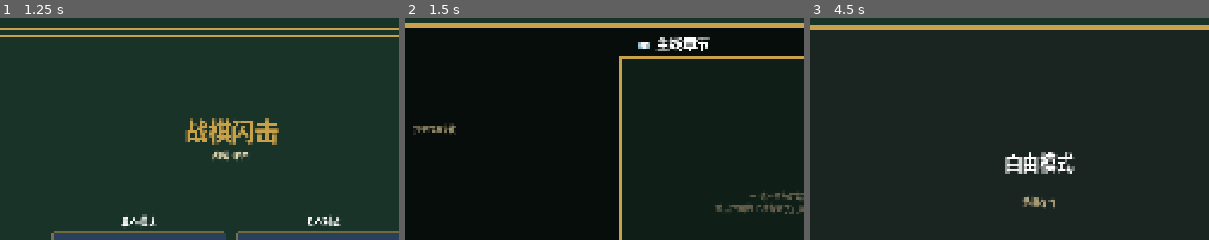
Above: before the commit, frames 1-3 (left to right).
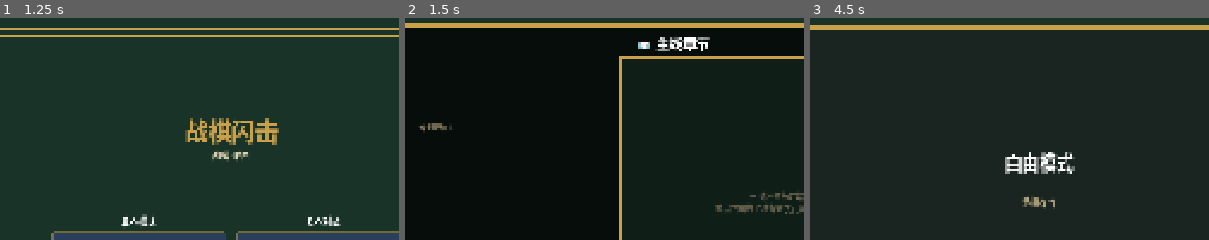
Above: after the commit, the same moments.

Repository: iris0heartmade/battleblitz
Game: Godot game, scene res://scenes/main.tscn
Same seed, same stepped clock (60 frames per second), same inputs: the game is played once before the commit and once after it.
Inputs (mouse positions are % of the whole screen's width and height, from its top left):
- Up to frame 1 (1.25 s): click (52, 60) at 0.52 s; type "12" at 0.6 s
- Up to frame 2 (1.5 s): click "主线章节" at 1.25 s
- Up to frame 3 (4.5 s): click "✅ 准备好了" at 2 s; click "选定指挥官" at 2.75 s; click "返回主菜单" at 3.5 s; click "联机大厅" at 4.25 s
The pictures show only the part of the screen within x 21-71%, y 2-52%; the shares and areas given below are measured in that part.

Frame 1 is identical in both runs. In frame 2, 0.3% of the frame differs, in the area x 2-13%, y 47-53%; in frame 3, nothing differs.

Commit message:
feat(godot): UI V5 信息密度提升 — StatusBadge 化 + 章节元信息 + 选中预览
存档视图:
- 顶部状态条拆 3 个 StatusBadge 组件:
  - 已用 2/3 → OK 绿(有存档)/EMPTY 灰
  - 自动 ✓ → OK 绿(有)/EMPTY 灰
  - 中断 ✓ → WARNING 橙(有,提示)/EMPTY 灰
  + 最近存档时间戳(自动从 updated_at 字段提取)
- SaveSlotsTitle / SaveSlotsContainer / 自动存档 / 中断存档 全部下移 24px
  给 StatusBadgeRow 让位,布局不再重叠

主线视图:
- 章节行升级:PanelContainer + HBox(title + meta + cleared badge),
  每行加 "X 场战斗 · 推荐: <职业>" meta 信息(从 required_classes 推导)
- cleared 状态用 StatusBadge 绿勾标注,金色边 1px 区别于未通关行
- 选中章节后,右侧 placeholder 替换为章节详情卡:
  - 📖 标题(烫金大字) + 描述(autowrap) + meta badges + 操作提示

合约测试 31 项 pass。

Diff:
--- a/godot-client/scenes/main.tscn
+++ b/godot-client/scenes/main.tscn
@@ -1050,56 +1050,57 @@
 text = "→ 写入:"
 
 ; --- 新版三槽卡片布局(#16)— 3 manual + 1 auto + 1 suspend ---
+; T:V5 — SaveSlotsTitle / SaveSlotsContainer 下移 24px 给 StatusBadgeRow 让位
 [node name="SaveSlotsTitle" type="Label" parent="SavesView/SaveFrame"]
 offset_left = 48.0
-offset_top = 120.0
+offset_top = 144.0
 offset_right = 1242.0
-offset_bottom = 156.0
+offset_bottom = 180.0
 text = "三存档槽  (按需手存,每槽独立 — 3 槽可各停不同章节,允许重玩)"
 theme_override_font_sizes/font_size = 22
 
 [node name="SaveSlotsContainer" type="VBoxContainer" parent="SavesView/SaveFrame"]
 offset_left = 48.0
-offset_top = 162.0
+offset_top = 186.0
 offset_right = 1242.0
-offset_bottom = 516.0
+offset_bottom = 528.0
 theme_override_constants/separation = 8
 
 [node name="SaveAutoTitle" type="Label" parent="SavesView/SaveFrame"]
 offset_left = 48.0
-offset_top = 528.0
+offset_top = 540.0
 offset_right = 1242.0
-offset_bottom = 558.0
+offset_bottom = 570.0
 text = "自动存档  (章节胜利/准备完毕时由系统写入,只读)"
 theme_override_font_sizes/font_size = 20
 modulate = Color(0.65, 0.6, 0.45, 1)
 
 [node name="SaveAutoRow" type="PanelContainer" parent="SavesView/SaveFrame"]
 offset_left = 48.0
-offset_top = 564.0
+offset_top = 576.0
 offset_right = 1242.0
-offset_bottom = 636.0
+offset_bottom = 648.0
 
 [node name="SaveSuspendTitle" type="Label" parent="SavesView/SaveFrame"]
 offset_left = 48.0
-offset_top = 648.0
+offset_top = 660.0
 offset_right = 1242.0
-offset_bottom = 678.0
+offset_bottom = 690.0
 text = "中断存档  (战斗中保存的临时进度,resume 后会失效)"
 theme_override_font_sizes/font_size = 20
 modulate = Color(0.65, 0.6, 0.45, 1)
 
 [node name="SaveSuspendRow" type="PanelContainer" parent="SavesView/SaveFrame"]
 offset_left = 48.0
-offset_top = 684.0
+offset_top = 696.0
 offset_right = 1242.0
-offset_bottom = 756.0
+offset_bottom = 768.0
 
 [node name="SaveRefreshBtn" type="Button" parent="SavesView/SaveFrame"]
 offset_left = 378.0
-offset_top = 768.0
+offset_top = 780.0
 offset_right = 588.0
-offset_bottom = 810.0
+offset_bottom = 822.0
 text = "刷新存档"
 
 [node name="SaveBackBtn" type="Button" parent="SavesView/SaveFrame"]
--- a/godot-client/scripts/mainline/mainline_controller.gd
+++ b/godot-client/scripts/mainline/mainline_controller.gd
@@ -234,9 +234,8 @@
 	for child in ml_list_container.get_children():
 		child.queue_free()
 	if _mainline_list_cache.is_empty():
-		var empty := Label.new()
-		empty.text = "(暂无可用章节)"
-		empty.add_theme_color_override("font_color", Color(0.65, 0.6, 0.45))
+		var empty := StatusBadge.new()
+		empty.setup(StatusBadge.Kind.EMPTY, "暂无可用章节")
 		ml_list_container.add_child(empty)
 		return
 	for ml in _mainline_list_cache:
@@ -248,20 +247,138 @@
 		var title: String = str(ml.get("title", "?"))
 		var battles: int = int(ml.get("battle_count", ml.get("total_battles", 0)))
 		var desc: String = str(ml.get("synopsis", ml.get("description", "")))
+		var req_classes: Array = ml.get("required_classes", [])
+		var classes_text: String = " · ".join(req_classes.map(func(c): return str(c)))
 		var cleared := _cleared_mainline_ids.has(id)
-		var btn := Button.new()
-		# T:#16 — cleared 标注 + 金色微调(不影响 disabled,可重玩)
-		btn.text = ("✓  %s · %d 场战斗  [已通关]" % [title, battles]) if cleared else ("%s · %d 场战斗" % [title, battles])
-		btn.tooltip_text = desc
-		btn.size_flags_horizontal = Control.SIZE_EXPAND_FILL
-		btn.pressed.connect(_on_ml_card_pressed.bind(id))
-		ml_list_container.add_child(btn)
+		# T:V5 — 章节行用 PanelContainer + HBox(title + meta + cleared badge),
+		# 整个 PanelContainer 接 pressed 信号当 button 用。meta 行用 STATUS_BADGE
+		# 显示战斗数 / 推荐职业 / cleared 状态。
+		var row := PanelContainer.new()
+		row.size_flags_horizontal = Control.SIZE_EXPAND_FILL
+		row.custom_minimum_size = Vector2(0, 56)
+		var sb := StyleBoxFlat.new()
+		sb.bg_color = MenuTheme.C_BG_PANEL
+		sb.border_color = MenuTheme.C_GOLD if cleared else MenuTheme.C_BORDER_THIN
+		sb.set_border_width_all(1 if cleared else 1)
+		sb.set_corner_radius_all(2)
+		sb.content_margin_left = MenuTheme.PAD_M
+		sb.content_margin_right = MenuTheme.PAD_M
+		sb.content_margin_top = MenuTheme.PAD_S
+		sb.content_margin_bottom = MenuTheme.PAD_S
+		row.add_theme_stylebox_override("panel", sb)
+		var hbox := HBoxContainer.new()
+		hbox.add_theme_constant_override("separation", MenuTheme.GAP_M)
+		hbox.size_flags_horizontal = Control.SIZE_EXPAND_FILL
+		row.add_child(hbox)
+		# 标题(主标题)
+		var title_label := Label.new()
+		title_label.text = title
+		title_label.size_flags_horizontal = Control.SIZE_EXPAND_FILL
+		title_label.add_theme_font_size_override("font_size", MenuTheme.FS_BODY)
+		title_label.add_theme_color_override("font_color", MenuTheme.C_TEXT_WARM)
+		hbox.add_child(title_label)
+		# meta 信息
+		var meta_label := Label.new()
+		var meta_text := "%d 场战斗" % battles
+		if classes_text != "":
+			meta_text += "  · 推荐: %s" % classes_text
+		meta_label.text = meta_text
+		meta_label.add_theme_font_size_override("font_size", MenuTheme.FS_HINT)
+		meta_label.add_theme_color_override("font_color", MenuTheme.C_TEXT_DIM)
+		hbox.add_child(meta_label)
+		# cleared 状态徽章
+		if cleared:
+			var badge := StatusBadge.new()
+			badge.setup(StatusBadge.Kind.OK, "✓ 已通关")
+			hbox.add_child(badge)
+		row.tooltip_text = desc
+		row.gui_input.connect(_on_ml_row_gui_input.bind(id))
+		ml_list_container.add_child(row)
 
 
 func _on_ml_card_pressed(mainline_id: String) -> void:
 	_main._selected_mainline_id = mainline_id
+	# T:V5 — 选中章节后,把右侧 placeholder 换成详情卡
+	_render_selected_chapter_preview(mainline_id)
 	# 拉详情 → show_dialog(pre-battle dialogue)→ start
 	NetworkClient.get_mainline_detail(mainline_id, Callable(self, "_on_ml_detail_response").bind(mainline_id))
+
+
+# T:V5 — PanelContainer 章节行用 gui_input 触发点击(代替 Button 的 pressed)
+func _on_ml_row_gui_input(event: InputEvent, mainline_id: String) -> void:
+	if event is InputEventMouseButton and event.pressed and event.button_index == MOUSE_BUTTON_LEFT:
+		_on_ml_card_pressed(mainline_id)
+
+
+# T:V5 — 在右侧 placeholder 里渲染选中章节的摘要
+func _render_selected_chapter_preview(mainline_id: String) -> void:
+	if ml_right_placeholder == null or not is_instance_valid(ml_right_placeholder):
+		return
+	for child in ml_right_placeholder.get_children():
+		child.queue_free()
+	var ml: Dictionary = {}
+	for m in _mainline_list_cache:
+		if m is Dictionary and str(m.get("id", "")) == mainline_id:
+			ml = m
+			break
+	if ml.is_empty():
+		ml_rp_hint.text = "(章节信息不可用)"
+		ml_rp_hint.add_theme_color_override("font_color", MenuTheme.C_PLACEHOLDER)
+		ml_right_placeholder.add_child(ml_rp_hint)
+		return
+	var title: String = str(ml.get("title", "?"))
+	var battles: int = int(ml.get("battle_count", 0))
+	var desc: String = str(ml.get("synopsis", ""))
+	var req_classes: Array = ml.get("required_classes", [])
+	var classes_text: String = " · ".join(req_classes.map(func(c): return str(c)))
+	var cleared := _cleared_mainline_ids.has(mainline_id)
+	# 用 VBoxContainer 装 4 行:标题 / 描述 / meta badges / 提示
+	var vbox := VBoxContainer.new()
+	vbox.add_theme_constant_override("separation", MenuTheme.GAP_M)
+	vbox.size_flags_horizontal = Control.SIZE_EXPAND_FILL
+	vbox.size_flags_vertical = Control.SIZE_EXPAND_FILL
+	vbox.mouse_filter = Control.MOUSE_FILTER_IGNORE
+	ml_right_placeholder.add_child(vbox)
+	# 标题
+	var title_label := Label.new()
+	title_label.text = "📖  %s" % title
+	title_label.add_theme_font_size_override("font_size", MenuTheme.FS_TITLE)
+	title_label.add_theme_color_override("font_color", MenuTheme.C_GOLD)
+	vbox.add_child(title_label)
+	# 描述
+	var desc_label := Label.new()
+	desc_label.text = desc if desc != "" else "(无章节简介)"
+	desc_label.autowrap_mode = TextServer.AUTOWRAP_WORD_SMART
+	desc_label.add_theme_font_size_override("font_size", MenuTheme.FS_BODY_SM)
+	desc_label.add_theme_color_override("font_color", MenuTheme.C_TEXT_WARM)
+	vbox.add_child(desc_label)
+	# meta badges 一行
+	var badge_row := HBoxContainer.new()
+	badge_row.add_theme_constant_override("separation", MenuTheme.GAP_M)
+	badge_row.add_child(StatusBadge.new())
+	for ch in badge_row.get_children():
+		ch.queue_free()
+	# 战斗数 badge
+	var battles_badge := StatusBadge.new()
+	battles_badge.setup(StatusBadge.Kind.OK, "⚔ %d 场战斗" % battles)
+	badge_row.add_child(battles_badge)
+	# 推荐职业
+	if classes_text != "":
+		var class_badge := StatusBadge.new()
+		class_badge.setup(StatusBadge.Kind.WARNING, "推荐: %s" % classes_text)
+		badge_row.add_child(class_badge)
+	# cleared
+	if cleared:
+		var cleared_badge := StatusBadge.new()
+		cleared_badge.setup(StatusBadge.Kind.OK, "✓ 已通关")
+		badge_row.add_child(cleared_badge)
+	vbox.add_child(badge_row)
+	# 底部提示
+	var hint_label := Label.new()
+	hint_label.text = "点 \"✅ 准备好了\" 进入准备页 / 点章节行重新查看"
+	hint_label.add_theme_font_size_override("font_size", MenuTheme.FS_HINT)
+	hint_label.add_theme_color_override("font_color", MenuTheme.C_PLACEHOLDER)
+	vbox.add_child(hint_label)
 
 
 func _on_ml_detail_response(body: Variant, _code: int = 0, mainline_id: String = "") -> void:
--- a/godot-client/scripts/ui/saves_controller.gd
+++ b/godot-client/scripts/ui/saves_controller.gd
@@ -38,6 +38,11 @@
 var _manual_slot_records: Array = []  # Array[Dictionary] aligned with slot 0/1/2;{} if empty
 var _auto_record: Dictionary = {}
 var _suspend_record: Dictionary = {}
+# T:V5 — 状态条拆 3 个 StatusBadge 组件 + 最近存档时间戳
+var _status_filled_badge: StatusBadge
+var _status_auto_badge: StatusBadge
+var _status_suspend_badge: StatusBadge
+var _status_timestamp_label: Label
 
 
 func _ready() -> void:
@@ -53,10 +58,41 @@
 		save_back_btn.pressed.connect(_on_save_back_pressed)
 	# 构建 3 槽固定行
 	_build_manual_rows()
+	# T:V5 — 状态条:3 个 StatusBadge + 最近存档时间戳
+	_build_status_row()
 	# 初始空态
 	_render_manual_rows()
 	_render_auto_row()
 	_render_suspend_row()
+
+
+# T:V5 — 把 save_status Label 旁边挂一行:已用 X/3 / 自动 / 中断 三个 Badge + 时间戳
+func _build_status_row() -> void:
+	if save_status == null or not is_instance_valid(save_status):
+		return
+	var row := HBoxContainer.new()
+	row.name = "StatusBadgeRow"
+	row.add_theme_constant_override("separation", MenuTheme.GAP_L)
+	row.position = Vector2(save_status.position.x, save_status.position.y + save_status.size.y + MenuTheme.GAP_S)
+	row.size = Vector2(save_status.size.x, 24)
+	# 3 个 badge 占位,setup 时填 text 和 kind
+	_status_filled_badge = StatusBadge.new()
+	_status_filled_badge.setup(StatusBadge.Kind.WARNING, "已用 0 / 3")
+	_status_auto_badge = StatusBadge.new()
+	_status_auto_badge.setup(StatusBadge.Kind.EMPTY, "自动 无")
+	_status_suspend_badge = StatusBadge.new()
+	_status_suspend_badge.setup(StatusBadge.Kind.EMPTY, "中断 无")
+	row.add_child(_status_filled_badge)
+	row.add_child(_status_auto_badge)
+	row.add_child(_status_suspend_badge)
+	# 时间戳(右侧)
+	_status_timestamp_label = Label.new()
+	_status_timestamp_label.add_theme_font_size_override("font_size", MenuTheme.FS_HINT)
+	_status_timestamp_label.add_theme_color_override("font_color", MenuTheme.C_TEXT_DIM)
+	_status_timestamp_label.text = ""
+	row.add_child(_status_timestamp_label)
+	# 直接挂到 SaveFrame(用绝对位置,不依赖 layout)
+	save_status.get_parent().add_child(row)
 
 
 # ── Public ──────────────────────────────────────────────────
@@ -150,6 +186,7 @@
 	_manual_slot_records = [{}, {}, {}]
 	_auto_record = {}
 	_suspend_record = {}
+	var latest_ts: int = 0
 	for rec in parsed:
 		if not (rec is Dictionary):
 			continue
@@ -164,19 +201,39 @@
 			var idx := int(rec.get("slot_index", -1))
 			if idx >= 0 and idx < _MANUAL_SLOT_COUNT:
 				_manual_slot_records[idx] = rec
+		# T:V5 — 找最近 updated_at 时间戳
+		var ts := int(rec.get("updated_at", 0))
+		if ts > latest_ts:
+			latest_ts = ts
 	_render_manual_rows()
 	_render_auto_row()
 	_render_suspend_row()
-	if save_status != null and is_instance_valid(save_status):
-		var filled := 0
-		for r in _manual_slot_records:
-			if not r.is_empty():
-				filled += 1
-		save_status.text = "三槽已用 %d / 3  ·  自动 %s  ·  中断 %s" % [
-			filled,
-			"✓" if not _auto_record.is_empty() else "—",
-			"✓" if not _suspend_record.is_empty() else "—",
-		]
+	# T:V5 — 状态条:3 个 StatusBadge + 时间戳
+	if save_status != null and is_instance_valid(save_status):
+		save_status.text = "三存档槽"
+	_update_status_row(latest_ts)
+
+
+# T:V5 — 更新 3 个 StatusBadge + 时间戳
+func _update_status_row(latest_ts: int) -> void:
+	var filled := 0
+	for r in _manual_slot_records:
+		if not r.is_empty():
+			filled += 1
+	if _status_filled_badge != null and is_instance_valid(_status_filled_badge):
+		var filled_kind := StatusBadge.Kind.OK if filled > 0 else StatusBadge.Kind.EMPTY
+		_status_filled_badge.setup(filled_kind, "已用 %d / %d" % [filled, _MANUAL_SLOT_COUNT])
+	if _status_auto_badge != null and is_instance_valid(_status_auto_badge):
+		var auto_kind := StatusBadge.Kind.OK if not _auto_record.is_empty() else StatusBadge.Kind.EMPTY
+		_status_auto_badge.setup(auto_kind, "自动 " + ("✓" if not _auto_record.is_empty() else "无"))
+	if _status_suspend_badge != null and is_instance_valid(_status_suspend_badge):
+		var sus_kind := StatusBadge.Kind.WARNING if not _suspend_record.is_empty() else StatusBadge.Kind.EMPTY
+		_status_suspend_badge.setup(sus_kind, "中断 " + ("✓" if not _suspend_record.is_empty() else "无"))
+	if _status_timestamp_label != null and is_instance_valid(_status_timestamp_label):
+		if latest_ts > 0:
+			_status_timestamp_label.text = "  ·  最近存档 %s" % Time.get_datetime_string_from_unix_time(latest_ts)
+		else:
+			_status_timestamp_label.text = "  ·  暂无存档"
 
 
 # ── Manual slot rendering ─────────────────────────────────
